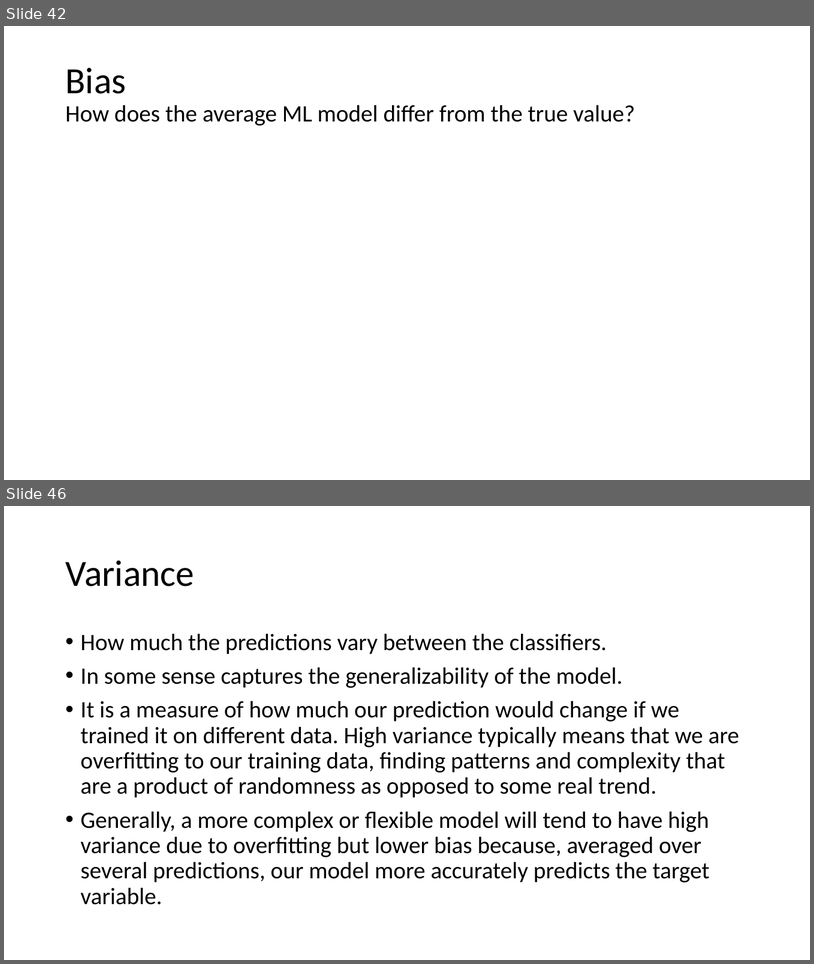
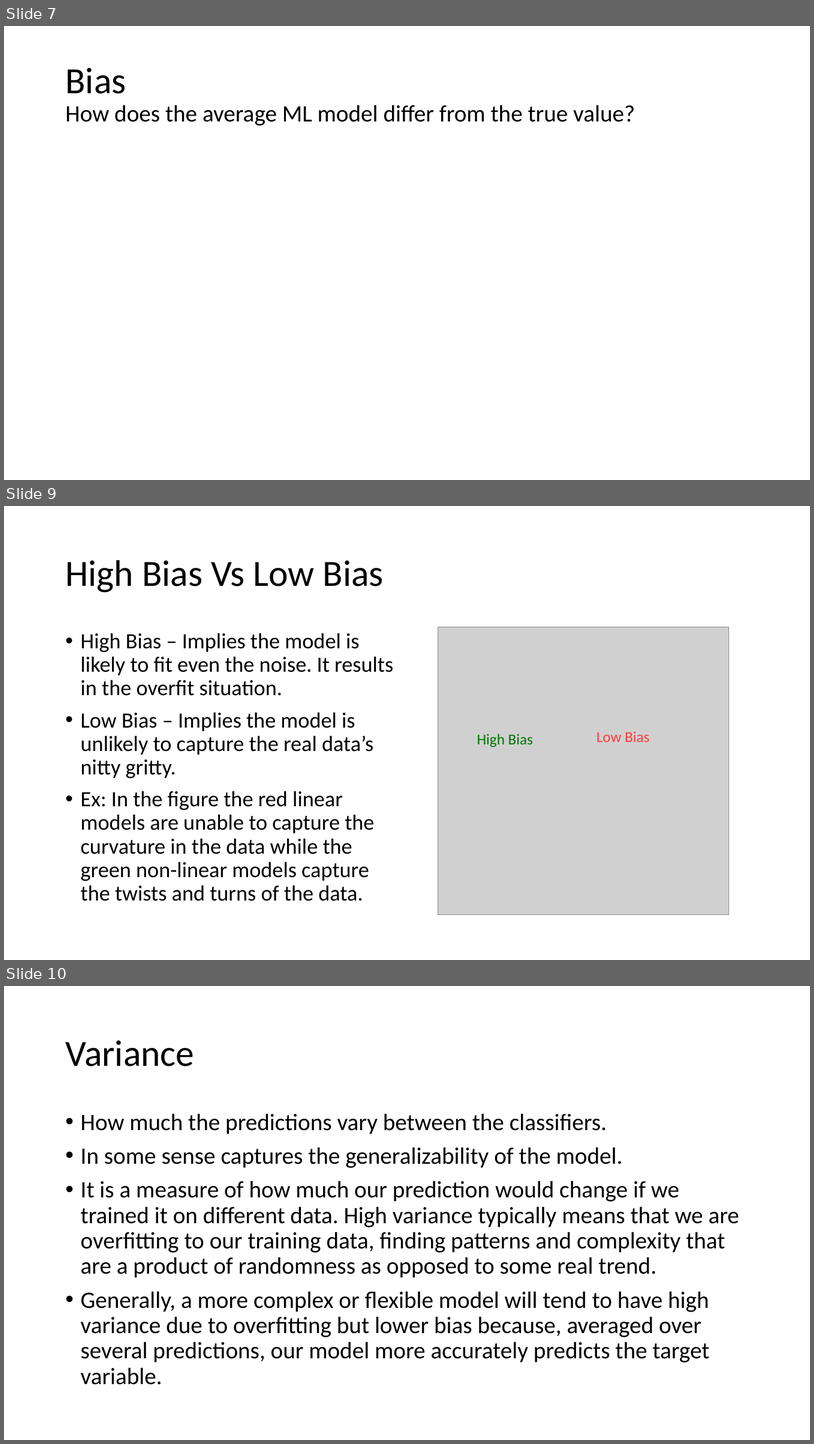
Before and after one commit to meenakshsundaram/AIML, a slide deck: DecisionTrees/DecisionTrees.pptx. Shown one above the other, each under a label of ours: slides 42 and 46 before the commit, slides 7, 9 and 10 after it; the slides between them are not shown. The pictures are 814x964 and 814x1444 pixels, drawn with LibreOffice and Linux fonts; fonts in the diff are those of the drawing; grey boxes stand for pictures. Boxes give left, top, right and bottom in pixels: in the first picture for what was removed or moved away, otherwise in the second. Text is boxed around its words. In the diff, an @@ line names an element or a change of style, - is before the commit and + after.

Commit message:
Added a Bias Description for 0-1 Loss and corrected the presentation

```diff
--- a/DecisionTrees/DecisionTrees.pptx
+++ b/DecisionTrees/DecisionTrees.pptx
@@ slide 9 added at <box>4,506,810,960</box>, background #FFFFFF @@
@@ title added at <box>65,560,384,592</box>, 44 pt, text #000000 @@
+High Bias Vs Low Bias
@@ picture added at <box>438,627,730,915</box> @@
@@ text added at <box>81,633,393,901</box>, 25.9 pt, text #000000 @@
+• High Bias – Implies the model is likely to fit even the noise. It results in the overfit situation.
+• Low Bias – Implies the model is unlikely to capture the real data’s nitty gritty.
+• Ex: In the figure the red linear models are unable to capture the curvature in the data while the green non-linear models capture the twists and turns of the data.
@@ text added at <box>477,733,533,747</box>, 18 pt, text #007700 @@
+High Bias
@@ text added at <box>597,731,650,742</box>, 18 pt, text #FF3E3E @@
+Low Bias
@@ what was slide 42 is now slide 7 @@
@@ what was slide 46 is now slide 10 @@
```
Also in this commit, not shown: 2 slides changed, 2 slides removed, 1 other file.
